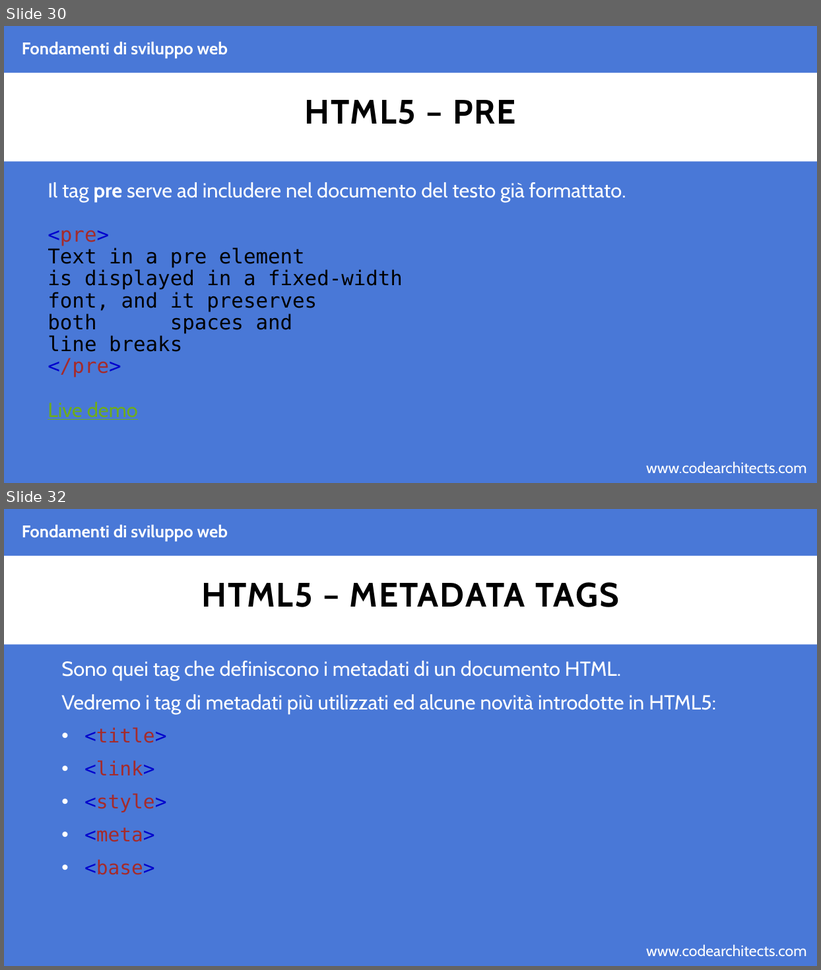
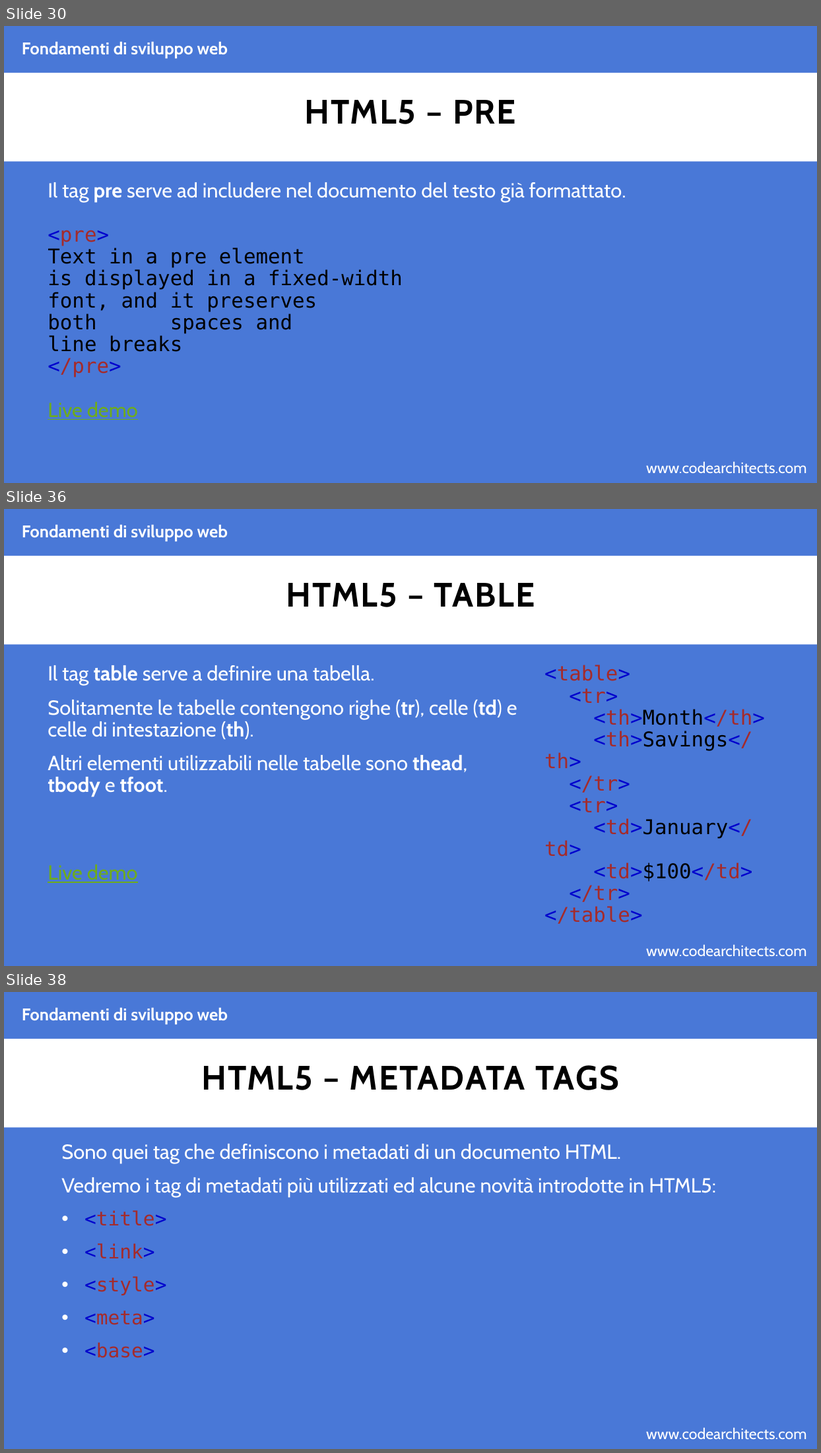
Before and after one commit to CodeArchitectsTraining/fondamenti-sviluppo-web-29052018, a slide deck: slides/html.pptx. Shown one above the other, each under a label of ours: slides 30 and 32 before the commit, slides 30, 36 and 38 after it; the slides between them are not shown. The pictures are 821x970 and 821x1453 pixels, drawn with LibreOffice and Linux fonts; fonts in the diff are those of the drawing; background and template pictures are left out. Boxes give left, top, right and bottom in pixels: in the first picture for what was removed or moved away, otherwise in the second. Text is boxed around its words. In the diff, an @@ line names an element or a change of style, - is before the commit and + after.

Commit message:
adding html slides

```diff
--- a/slides/html.pptx
+++ b/slides/html.pptx
@@ slide 36 added at box(4, 509, 817, 966), background #4978D7; not listed: 2 template elements that a slide beside it also shows @@
@@ text added at box(22, 524, 228, 541), 20 pt, text #FFFFFF, bold @@
+Fondamenti di sviluppo web
@@ title added at box(286, 583, 535, 607), 40 pt, text #000000, bold @@
+HTML5 – TABLE
@@ text added at box(48, 665, 517, 883), 24 pt, text #FFFFFF @@
+Il tag table serve a definire una tabella.
+Solitamente le tabelle contengono righe (tr), celle (td) e celle di intestazione (th).
+Altri elementi utilizzabili nelle tabelle sono thead, tbody e tfoot.
+Live demo
@@ text added at box(545, 665, 765, 924), 24 pt, text #A52A2A @@
+<table>
+<tr>
+<th>Month</th>
+<th>Savings</th>
+</tr>
+<tr>
+<td>January</td>
+<td>$100</td>
+</tr>
+</table>
@@ what was slide 32 is now slide 38 @@
```
Also in this commit, not shown: 1 slide changed, 5 other slides added, 1 other file.
